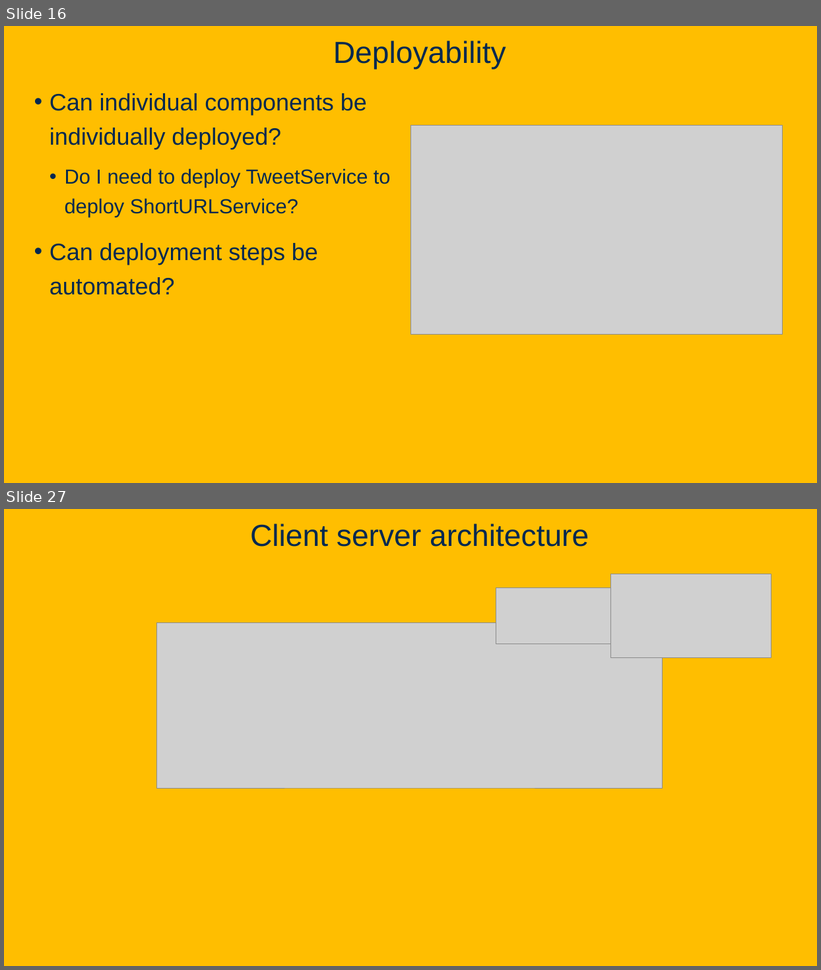
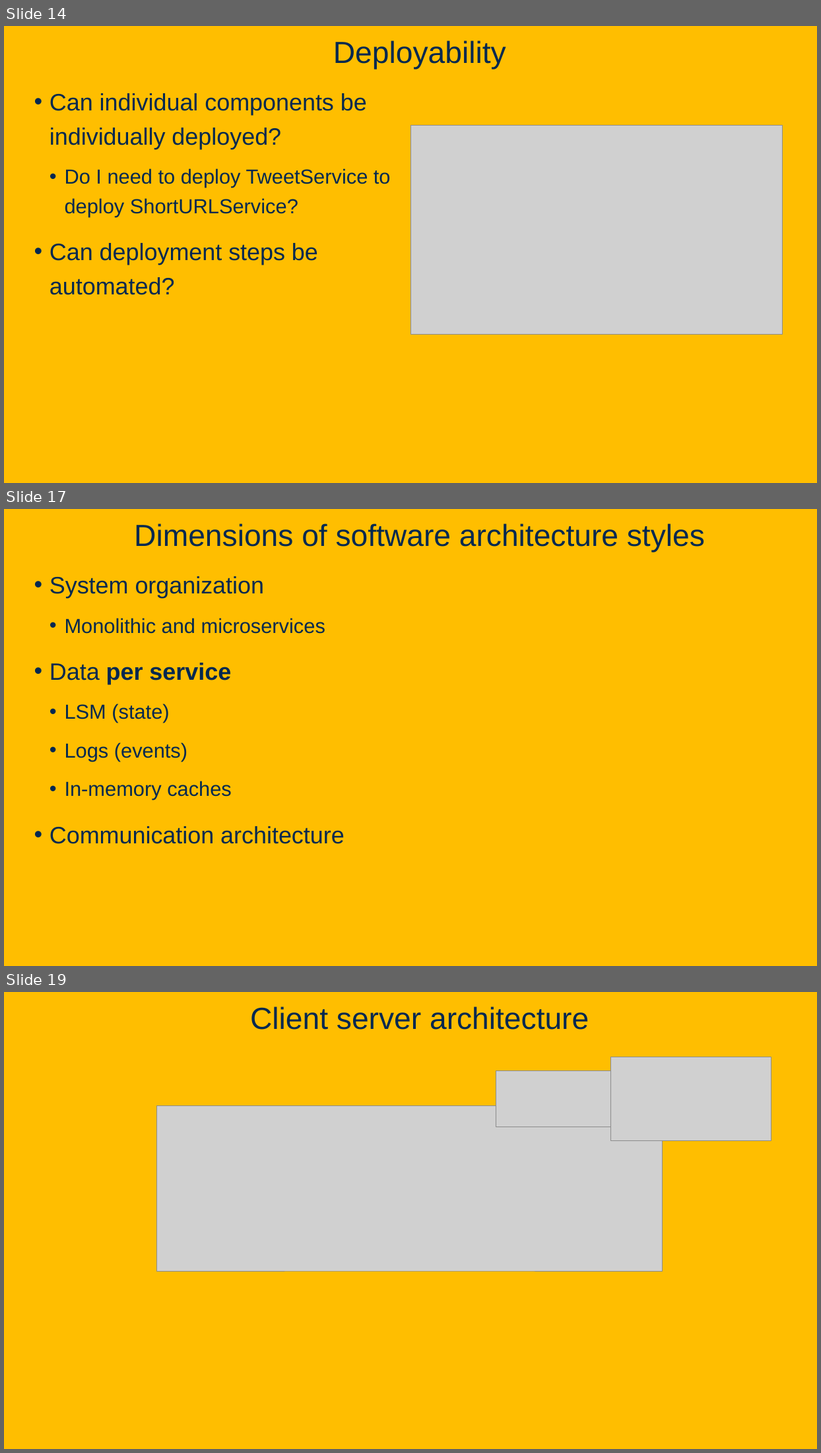
Before and after one commit to davsec-teaching/W26_ECS_160, a slide deck: slides/Microservices.pptx. Shown one above the other, each under a label of ours: slides 16 and 27 before the commit, slides 14, 17 and 19 after it; the slides between them are not shown. The pictures are 821x970 and 821x1453 pixels, drawn with LibreOffice and Linux fonts; fonts in the diff are those of the drawing; grey boxes stand for pictures; background and template pictures are left out. Boxes give left, top, right and bottom in pixels: in the first picture for what was removed or moved away, otherwise in the second. Text is boxed around its words. In the diff, an @@ line names an element or a change of style, - is before the commit and + after.

```diff
--- a/slides/Microservices.pptx
+++ b/slides/Microservices.pptx
@@ slide 17 added at (4,509,817,966), background picture (left out) @@
@@ title added at (134,524,705,553), 36 pt, text #022850 @@
+Dimensions of software architecture styles
@@ text added at (50,576,345,844), 24 pt, text #022850 @@
+• System organization
+  • Monolithic and microservices
+• Data per service
+  • LSM (state)
+  • Logs (events)
+  • In-memory caches
+• Communication architecture
@@ what was slide 16 is now slide 14 @@
@@ what was slide 27 is now slide 19 @@
```
Also in this commit, not shown: 3 slides changed, 14 other slides added, 9 slides removed, 3 other files.
